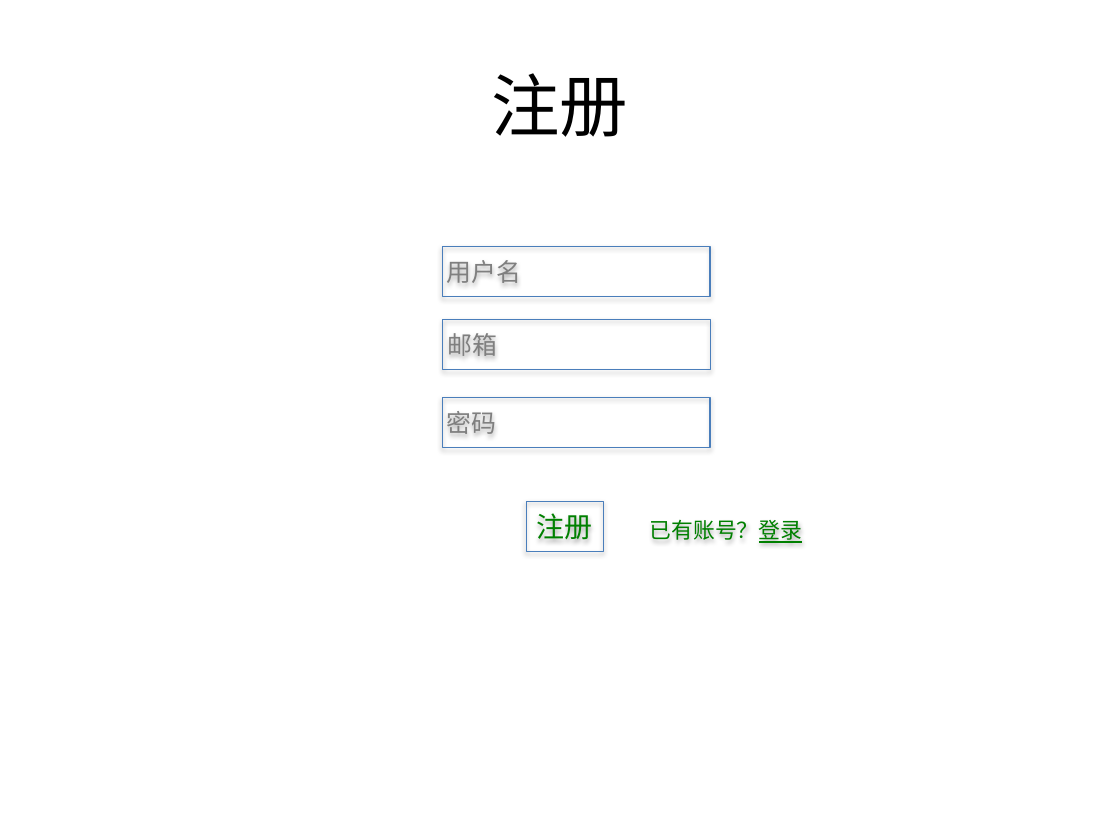
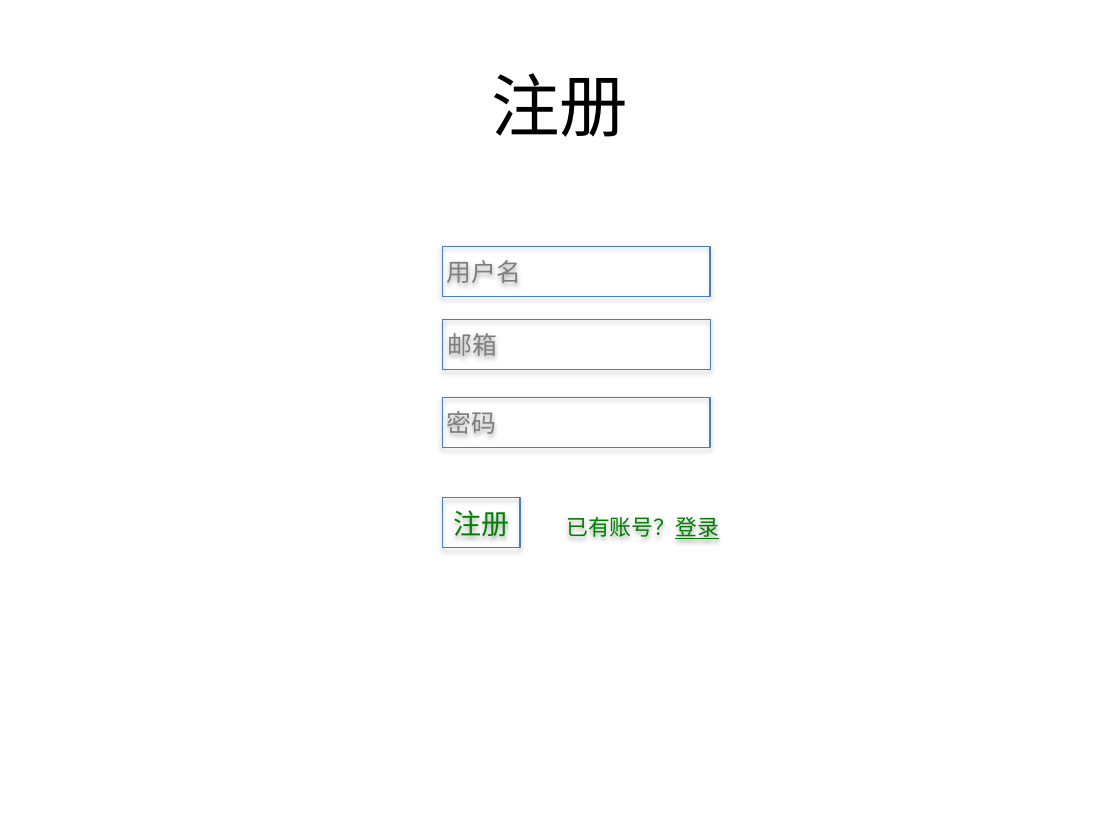
Before and after one commit to zenkj/meiriqiandao, a slide deck: slide 9 of ui/ui.pptx. Drawn at 1120x840 pixels with LibreOffice and Linux fonts; fonts in the diff are those of the drawing. Boxes give left, top, right and bottom in pixels: in the first picture for what was removed or moved away, otherwise in the second. Text is boxed around its words. In the diff, an @@ line names an element or a change of style, - is before the commit and + after.

```diff
--- a/ui/ui.pptx
+++ b/ui/ui.pptx
@@ rectangle "注册": place and size @@
-rectangle "注册" at [526,501,604,551]
+rectangle "注册" at [442,498,520,549]
@@ text "已有账号？登录": place and size @@
-text "已有账号？登录" at [650,520,803,543]
+text "已有账号？登录" at [566,517,719,539]
```
Also in this commit, not shown: 6 other slides changed.
